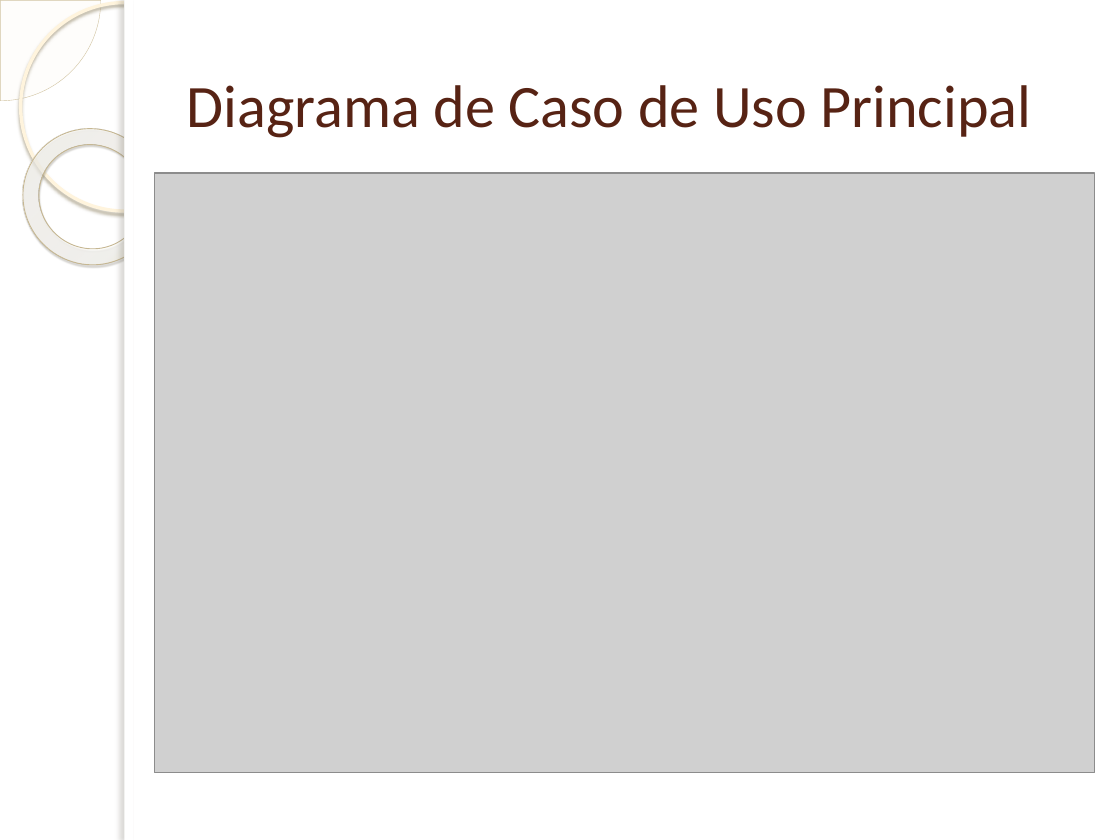
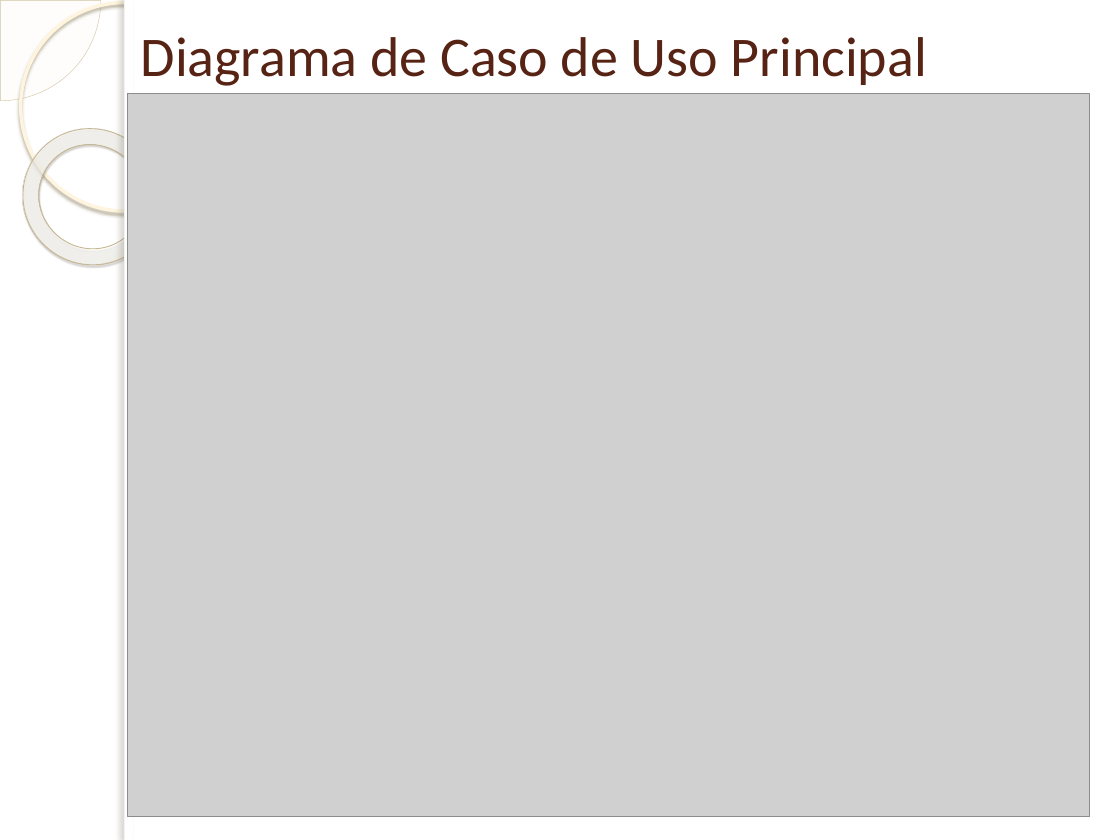
Before and after one commit to pjsantosp/PROJETOTCC, a slide deck: slide 7 of Apresentação TCC1 Paulo.pptx. Drawn at 1120x840 pixels with LibreOffice and Linux fonts; fonts in the diff are those of the drawing; grey boxes stand for pictures; background and template pictures are left out. Boxes give left, top, right and bottom in pixels: in the first picture for what was removed or moved away, otherwise in the second. Text is boxed around its words. In the diff, an @@ line names an element or a change of style, - is before the commit and + after.

```diff
--- a/Apresentação TCC1 Paulo.pptx
+++ b/Apresentação TCC1 Paulo.pptx
@@ title "Diagrama de Caso de Uso ...": place and size @@
-title "Diagrama de Caso de Uso ..." at box(187, 85, 1032, 138)
+title "Diagrama de Caso de Uso ..." at box(141, 37, 927, 86)
@@ title "Diagrama de Caso de Uso ..." at box(141, 37, 927, 86): size 38.7 to 36 pt; vertical alignment middle to top @@
@@ picture: place and size @@
-picture at box(155, 174, 1094, 773)
+picture at box(128, 94, 1089, 818)
```
Also in this commit, not shown: 9 other slides changed, 2 slides added, 1 slide removed.
